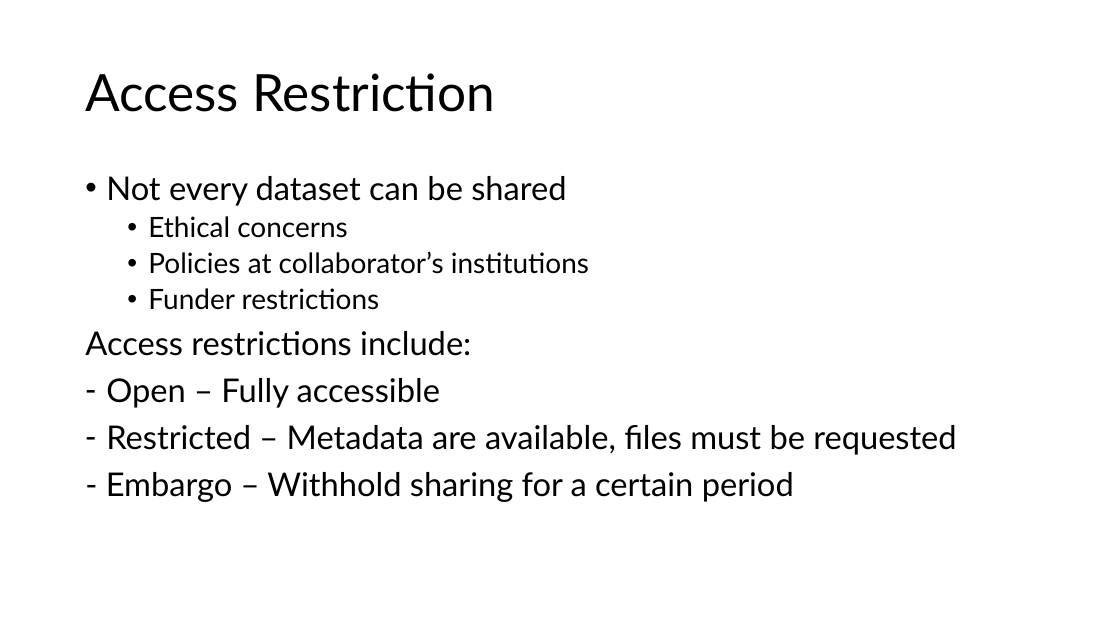
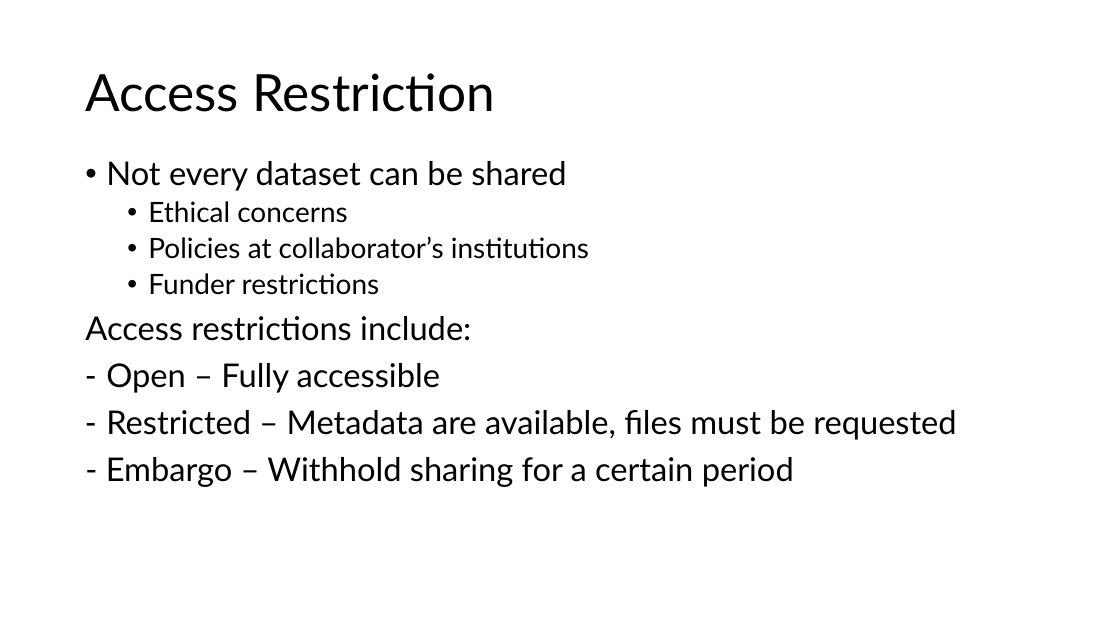
Before and after one commit to ecohealthalliance/building-blocks-of-reproducibility, a slide deck: slide 15 of talks/long_term_data_storage.pptx. Drawn at 1120x630 pixels with LibreOffice and Linux fonts; fonts in the diff are those of the drawing; background and template pictures are left out. Boxes give left, top, right and bottom in pixels: in the first picture for what was removed or moved away, otherwise in the second. Text is boxed around its words. In the diff, an @@ line names an element or a change of style, - is before the commit and + after.

```diff
--- a/talks/long_term_data_storage.pptx
+++ b/talks/long_term_data_storage.pptx
@@ text "Not every dataset can be ...": place and size @@
-text "Not every dataset can be ..." at [85, 176, 956, 502]
+text "Not every dataset can be ..." at [85, 161, 956, 487]
```
Also in this commit, not shown: 10 other slides changed, 14 other files.
